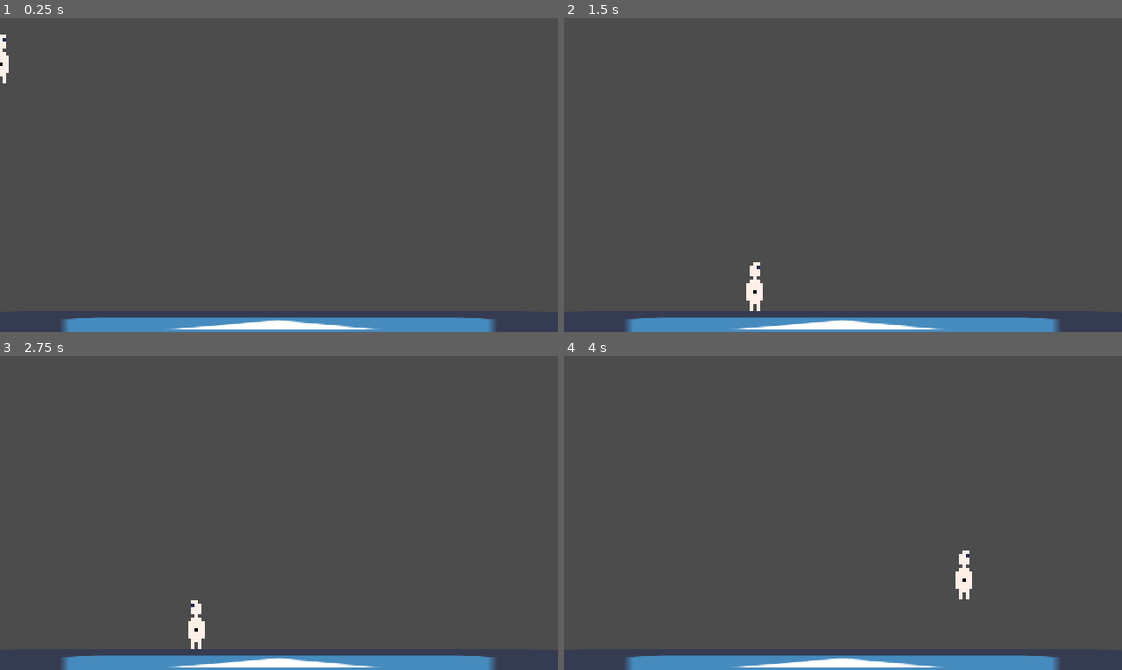
Above: before the commit, frames 1-4 (two rows, left to right).
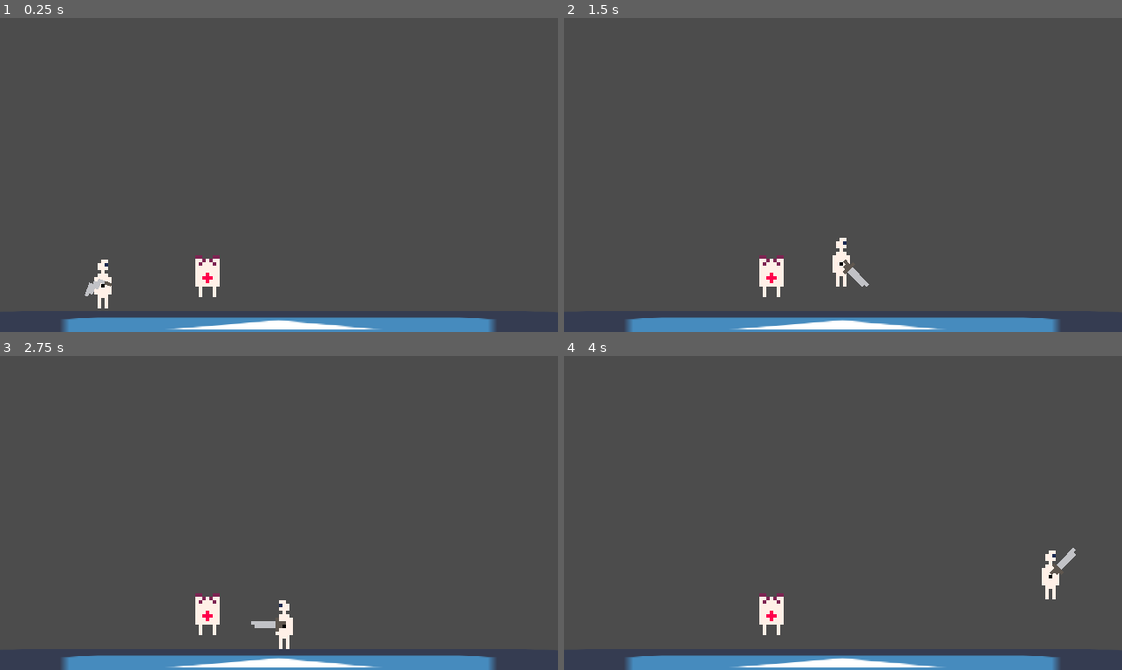
Above: after the commit, the same moments.

Repository: 0megq/Roll-of-the-Dice
Game: Godot game, scene res://Scenes/TestScene.tscn
The game is run twice, just before and just after one commit, with the same random seed, the same clock (stepped at 60 frames per second) and the same inputs. The engine's default icon, where the game draws it, is replaced by a stand-in: a white triangle on a blue panel in a dark square.
Inputs (mouse positions are in pixels of both pictures, inside the frame that each line leads up to):
- Up to frame 1 (0.25 s): no input
- Up to frame 2 (1.5 s): move the mouse to (965, 159) at 0.52 s; press the mouse at (965, 159) at 0.53 s; hold Right (right) from 0.53 s (still down); tap Space (jump) at 0.77 s; move the mouse to (731, 190) at 1.27 s; release the mouse at (731, 190) at 1.28 s; click (731, 190) at 1.35 s
- Up to frame 3 (2.75 s): tap Space (jump) at 1.52 s; move the mouse to (334, 443) at 2.02 s; release Right (right) at 2.03 s; press the mouse at (334, 443) at 2.03 s; hold A (left) from 2.03 s (still down)
- Up to frame 4 (4 s): move the mouse to (815, 575) at 2.77 s; release A (left) at 2.78 s; release the mouse at (815, 575) at 2.78 s; hold Right (right) from 2.78 s (still down); click (815, 575) at 2.85 s; tap Space (jump) at 3.02, 3.77 s; move the mouse to (1010, 560) at 3.52 s; press the mouse at (1010, 560) at 3.53 s

The runs differ from the first frame. In frame 1, 1.0% of the frame differs, in the area x 0-40%, y 5-93%; in frame 2, 1.1%; in frame 3, 0.9%; in frame 4, 1.2%, in the area x 35-92%, y 61-89%.

Commit message:
Day 1
thats tiring. but fun

Diff:
--- a/Art/Player.tres
+++ /dev/null
@@ -1,7 +0,0 @@
-[gd_resource type="AtlasTexture" load_steps=2 format=2]
-
-[ext_resource path="res://Art/Spritesheet.png" type="Texture" id=1]
-
-[resource]
-atlas = ExtResource( 1 )
-region = Rect2( 0.828178, 1.06135, 5.15337, 14.9448 )
--- /dev/null
+++ b/Scenes/Enemy.tscn
@@ -0,0 +1,43 @@
+[gd_scene load_steps=5 format=2]
+
+[ext_resource path="res://Scripts/Enemy.gd" type="Script" id=1]
+[ext_resource path="res://Art/EnemySpriteSheet-Sheet.png" type="Texture" id=2]
+
+[sub_resource type="RectangleShape2D" id=2]
+extents = Vector2( 7, 12 )
+
+[sub_resource type="Animation" id=1]
+resource_name = "Idle"
+length = 0.5
+loop = true
+tracks/0/type = "value"
+tracks/0/path = NodePath("PlayerSprite:frame_coords")
+tracks/0/interp = 1
+tracks/0/loop_wrap = true
+tracks/0/imported = false
+tracks/0/enabled = true
+tracks/0/keys = {
+"times": PoolRealArray( 0, 0.25 ),
+"transitions": PoolRealArray( 1, 1 ),
+"update": 1,
+"values": [ Vector2( 1, 0 ), Vector2( 2, 0 ) ]
+}
+
+[node name="Enemy" type="KinematicBody2D" groups=["Enemy"]]
+collision_layer = 3
+script = ExtResource( 1 )
+
+[node name="CollisionShape2D" type="CollisionShape2D" parent="."]
+shape = SubResource( 2 )
+
+[node name="PlayerSprite" type="Sprite" parent="."]
+position = Vector2( -1, 0 )
+scale = Vector2( 2, 2 )
+texture = ExtResource( 2 )
+offset = Vector2( 5, -2 )
+hframes = 7
+vframes = 5
+frame = 2
+
+[node name="AnimationPlayer" type="AnimationPlayer" parent="."]
+anims/Idle = SubResource( 1 )
--- a/Scenes/Player.tscn
+++ b/Scenes/Player.tscn
@@ -1,14 +1,73 @@
-[gd_scene load_steps=4 format=2]
+[gd_scene load_steps=13 format=2]
 
-[ext_resource path="res://Art/Player.tres" type="Texture" id=1]
+[ext_resource path="res://Art/PlayerSpritesheet-Sheet.png" type="Texture" id=1]
 [ext_resource path="res://Scripts/Player.gd" type="Script" id=2]
+[ext_resource path="res://Scenes/Sword.tscn" type="PackedScene" id=3]
+[ext_resource path="res://Art/PlayerBodySpriteSheet.png" type="Texture" id=4]
 
 [sub_resource type="RectangleShape2D" id=1]
 extents = Vector2( 5, 14 )
 
+[sub_resource type="Animation" id=6]
+resource_name = "Fall"
+
+[sub_resource type="Animation" id=3]
+resource_name = "Idle"
+length = 0.05
+step = 0.01
+tracks/0/type = "animation"
+tracks/0/path = NodePath("Sword/AnimationPlayer")
+tracks/0/interp = 1
+tracks/0/loop_wrap = true
+tracks/0/imported = false
+tracks/0/enabled = true
+tracks/0/keys = {
+"clips": PoolStringArray( "Holding" ),
+"times": PoolRealArray( 0 )
+}
+
+[sub_resource type="Animation" id=7]
+resource_name = "Jump"
+
+[sub_resource type="Animation" id=8]
+resource_name = "Land"
+
+[sub_resource type="Animation" id=2]
+resource_name = "Melee"
+length = 0.2
+tracks/0/type = "animation"
+tracks/0/path = NodePath("Sword/AnimationPlayer")
+tracks/0/interp = 1
+tracks/0/loop_wrap = true
+tracks/0/imported = false
+tracks/0/enabled = true
+tracks/0/keys = {
+"clips": PoolStringArray( "Swing" ),
+"times": PoolRealArray( 0 )
+}
+
+[sub_resource type="Animation" id=5]
+length = 0.001
+tracks/0/type = "value"
+tracks/0/path = NodePath("Sword/SwordSprite:position")
+tracks/0/interp = 1
+tracks/0/loop_wrap = true
+tracks/0/imported = false
+tracks/0/enabled = true
+tracks/0/keys = {
+"times": PoolRealArray( 0 ),
+"transitions": PoolRealArray( 1 ),
+"update": 0,
+"values": [ Vector2( -6, 8 ) ]
+}
+
+[sub_resource type="Animation" id=4]
+resource_name = "Walk"
+
 [node name="Player" type="KinematicBody2D"]
 script = ExtResource( 2 )
-sprite_path = NodePath("Sprite")
+sprite_path = NodePath("PlayerSprite")
+sword_path = NodePath("Sword")
 move_speed = 120.0
 move_acc = 20.0
 idle_deacc = 0.5
@@ -16,10 +75,45 @@
 jump_duration = 0.35
 fall_duration = 0.3
 max_fall = 400.0
+anim_player_path = NodePath("AnimationPlayer")
+sword_anim_player_path = NodePath("Sword/AnimationPlayer")
+melee_speed = 0.2
 
 [node name="CollisionShape2D" type="CollisionShape2D" parent="."]
+position = Vector2( -1, 0 )
 shape = SubResource( 1 )
 
-[node name="Sprite" type="Sprite" parent="."]
+[node name="PlayerSprite" type="Sprite" parent="."]
 scale = Vector2( 2, 2 )
 texture = ExtResource( 1 )
+hframes = 20
+
+[node name="BodySprite" type="Sprite" parent="."]
+scale = Vector2( 2, 2 )
+texture = ExtResource( 4 )
+offset = Vector2( 0, 1 )
+hframes = 6
+
+[node name="AnimationPlayer" type="AnimationPlayer" parent="."]
+anims/Fall = SubResource( 6 )
+anims/Idle = SubResource( 3 )
+anims/Jump = SubResource( 7 )
+anims/Land = SubResource( 8 )
+anims/Melee = SubResource( 2 )
+anims/RESET = SubResource( 5 )
+anims/Walk = SubResource( 4 )
+
+[node name="Sword" parent="." instance=ExtResource( 3 )]
+script = null
+
+[node name="CollisionShape2D" parent="Sword" index="0"]
+position = Vector2( 5, 13 )
+rotation = 2.79253
+disabled = true
+
+[node name="SwordSprite" parent="Sword" index="1"]
+frame = 1
+
+[connection signal="body_entered" from="Sword" to="." method="_on_Sword_body_entered"]
+
+[editable path="Sword"]
--- a/Scenes/Sword.tscn
+++ b/Scenes/Sword.tscn
@@ -1,5 +1,200 @@
-[gd_scene format=2]
+[gd_scene load_steps=7 format=2]
+
+[ext_resource path="res://Art/SwordSheet.png" type="Texture" id=1]
+
+[sub_resource type="GDScript" id=13]
+script/source = "extends Area2D
+
+
+# Declare member variables here. Examples:
+# var a: int = 2
+# var b: String = \"text\"
+
+
+# Called when the node enters the scene tree for the first time.
+func _ready() -> void:
+	$AnimationPlayer.play(\"Swing\")
+"
+
+[sub_resource type="RectangleShape2D" id=9]
+extents = Vector2( 3, 8 )
+
+[sub_resource type="Animation" id=10]
+resource_name = "Hold"
+length = 0.05
+step = 0.01
+tracks/0/type = "value"
+tracks/0/path = NodePath("SwordSprite:frame")
+tracks/0/interp = 1
+tracks/0/loop_wrap = true
+tracks/0/imported = false
+tracks/0/enabled = true
+tracks/0/keys = {
+"times": PoolRealArray( 0 ),
+"transitions": PoolRealArray( 1 ),
+"update": 1,
+"values": [ 1 ]
+}
+tracks/1/type = "value"
+tracks/1/path = NodePath("CollisionShape2D:disabled")
+tracks/1/interp = 1
+tracks/1/loop_wrap = true
+tracks/1/imported = false
+tracks/1/enabled = true
+tracks/1/keys = {
+"times": PoolRealArray( 0 ),
+"transitions": PoolRealArray( 1 ),
+"update": 1,
+"values": [ true ]
+}
+tracks/2/type = "value"
+tracks/2/path = NodePath("SwordSprite:rotation_degrees")
+tracks/2/interp = 1
+tracks/2/loop_wrap = true
+tracks/2/imported = false
+tracks/2/enabled = true
+tracks/2/keys = {
+"times": PoolRealArray( 0, 0.05 ),
+"transitions": PoolRealArray( 1, 1 ),
+"update": 0,
+"values": [ 45.322, 0.0 ]
+}
+tracks/3/type = "value"
+tracks/3/path = NodePath("SwordSprite:position")
+tracks/3/interp = 1
+tracks/3/loop_wrap = true
+tracks/3/imported = false
+tracks/3/enabled = true
+tracks/3/keys = {
+"times": PoolRealArray( 0, 0.05 ),
+"transitions": PoolRealArray( 1, 1 ),
+"update": 0,
+"values": [ Vector2( -10.137, 7.75 ), Vector2( -7.637, 6 ) ]
+}
+
+[sub_resource type="Animation" id=11]
+length = 0.001
+tracks/0/type = "value"
+tracks/0/path = NodePath("SwordSprite:position")
+tracks/0/interp = 1
+tracks/0/loop_wrap = true
+tracks/0/imported = false
+tracks/0/enabled = true
+tracks/0/keys = {
+"times": PoolRealArray( 0 ),
+"transitions": PoolRealArray( 1 ),
+"update": 0,
+"values": [ Vector2( -7.63701, 7.90079 ) ]
+}
+tracks/1/type = "value"
+tracks/1/path = NodePath("SwordSprite:rotation_degrees")
+tracks/1/interp = 1
+tracks/1/loop_wrap = true
+tracks/1/imported = false
+tracks/1/enabled = true
+tracks/1/keys = {
+"times": PoolRealArray( 0 ),
+"transitions": PoolRealArray( 1 ),
+"update": 0,
+"values": [ 20.5307 ]
+}
+
+[sub_resource type="Animation" id=12]
+resource_name = "Swing"
+length = 0.2
+step = 0.005
+tracks/0/type = "value"
+tracks/0/path = NodePath("SwordSprite:frame")
+tracks/0/interp = 1
+tracks/0/loop_wrap = true
+tracks/0/imported = false
+tracks/0/enabled = true
+tracks/0/keys = {
+"times": PoolRealArray( 0 ),
+"transitions": PoolRealArray( 1 ),
+"update": 1,
+"values": [ 0 ]
+}
+tracks/1/type = "value"
+tracks/1/path = NodePath("CollisionShape2D:disabled")
+tracks/1/interp = 1
+tracks/1/loop_wrap = true
+tracks/1/imported = false
+tracks/1/enabled = true
+tracks/1/keys = {
+"times": PoolRealArray( 0 ),
+"transitions": PoolRealArray( 1 ),
+"update": 1,
+"values": [ false ]
+}
+tracks/2/type = "value"
+tracks/2/path = NodePath("SwordSprite:rotation_degrees")
+tracks/2/interp = 1
+tracks/2/loop_wrap = true
+tracks/2/imported = false
+tracks/2/enabled = true
+tracks/2/keys = {
+"times": PoolRealArray( 0, 0.1, 0.2 ),
+"transitions": PoolRealArray( 1, 1, 1 ),
+"update": 0,
+"values": [ 20.0, 160.0, 120.0 ]
+}
+tracks/3/type = "value"
+tracks/3/path = NodePath("CollisionShape2D:rotation_degrees")
+tracks/3/interp = 1
+tracks/3/loop_wrap = true
+tracks/3/imported = false
+tracks/3/enabled = true
+tracks/3/keys = {
+"times": PoolRealArray( 0, 0.1 ),
+"transitions": PoolRealArray( 1, 1 ),
+"update": 0,
+"values": [ 20.0, 160.0 ]
+}
+tracks/4/type = "value"
+tracks/4/path = NodePath("CollisionShape2D:position")
+tracks/4/interp = 1
+tracks/4/loop_wrap = true
+tracks/4/imported = false
+tracks/4/enabled = true
+tracks/4/keys = {
+"times": PoolRealArray( 0, 0.025, 0.05, 0.075, 0.1 ),
+"transitions": PoolRealArray( 1, 1, 1, 1, 1 ),
+"update": 0,
+"values": [ Vector2( 5, -13 ), Vector2( 11, -8 ), Vector2( 14, 0 ), Vector2( 11, 8 ), Vector2( 5, 13 ) ]
+}
+tracks/5/type = "value"
+tracks/5/path = NodePath("SwordSprite:position")
+tracks/5/interp = 1
+tracks/5/loop_wrap = true
+tracks/5/imported = false
+tracks/5/enabled = true
+tracks/5/keys = {
+"times": PoolRealArray( 0, 0.1, 0.2 ),
+"transitions": PoolRealArray( 1, 1, 1 ),
+"update": 0,
+"values": [ Vector2( 0, 0 ), Vector2( 0, 0 ), Vector2( -4, -1 ) ]
+}
 
 [node name="Sword" type="Area2D"]
+collision_layer = 0
+collision_mask = 2
+script = SubResource( 13 )
 
 [node name="CollisionShape2D" type="CollisionShape2D" parent="."]
+position = Vector2( 11, 8 )
+rotation = 2.18166
+shape = SubResource( 9 )
+
+[node name="SwordSprite" type="Sprite" parent="."]
+position = Vector2( -7.63701, 7.90079 )
+rotation = 0.358329
+scale = Vector2( 2, 2 )
+texture = ExtResource( 1 )
+offset = Vector2( 1, -5 )
+hframes = 2
+
+[node name="AnimationPlayer" type="AnimationPlayer" parent="."]
+anims/Hold = SubResource( 10 )
+anims/RESET = SubResource( 11 )
+anims/Swing = SubResource( 12 )
--- a/Scenes/TestScene.tscn
+++ b/Scenes/TestScene.tscn
@@ -1,7 +1,8 @@
-[gd_scene load_steps=4 format=2]
+[gd_scene load_steps=5 format=2]
 
 [ext_resource path="res://Scenes/Player.tscn" type="PackedScene" id=1]
 [ext_resource path="res://icon.png" type="Texture" id=2]
+[ext_resource path="res://Scenes/Enemy.tscn" type="PackedScene" id=3]
 
 [sub_resource type="RectangleShape2D" id=1]
 extents = Vector2( 174.5, 10 )
@@ -19,3 +20,7 @@
 texture = ExtResource( 2 )
 
 [node name="Player" parent="." instance=ExtResource( 1 )]
+position = Vector2( 60, 129 )
+
+[node name="Enemy" parent="." instance=ExtResource( 3 )]
+position = Vector2( 119, 148 )
--- /dev/null
+++ b/Scripts/Enemy.gd
@@ -0,0 +1,16 @@
+extends KinematicBody2D
+
+
+# Declare member variables here. Examples:
+# var a: int = 2
+# var b: String = "text"
+
+
+# Called when the node enters the scene tree for the first time.
+func _ready() -> void:
+	pass # Replace with function body.
+
+
+# Called every frame. 'delta' is the elapsed time since the previous frame.
+#func _process(delta: float) -> void:
+#	pass
--- a/Scripts/Player.gd
+++ b/Scripts/Player.gd
@@ -4,12 +4,14 @@
 #Input
 var x_input: int = 0
 var jump_input: int = 0
+var melee_input: int = 0
 
 #General
 var velocity: Vector2 = Vector2.ZERO
-var looking_right: bool = true
 export var sprite_path: NodePath
 onready var sprite: Sprite = get_node(sprite_path)
+export var sword_path: NodePath
+onready var sword: Area2D = get_node(sword_path)
 
 #Movement
 export var move_speed: float
@@ -32,18 +34,54 @@
 var jump_was_pressed: bool = false
 var remember_jump_length: float = 0.1
 
+#Animation
+export var anim_player_path: NodePath
+onready var anim_player: AnimationPlayer = get_node(anim_player_path)
+export var sword_anim_player_path: NodePath
+onready var sword_anim_player: AnimationPlayer = get_node(sword_anim_player_path)
+
+#Look
+var looking_right: bool = true
+
+#Melee
+export var melee_speed: float
+var can_melee: bool = true
+
+
+#func _ready() -> void:
+#	sword_anim_player.play("Hold")
+
 
 func _physics_process(delta: float) -> void:
 	input()
 	move(delta)
 	look()
+	sword()
+	animations()
+
+
+func animations() -> void:
+	#Idle, Fall, Land
+	pass
+
+
+func sword() -> void:
+	if melee_input && can_melee:
+		can_melee = false
+		sword_anim_player.stop()
+		sword_anim_player.play("Swing")
+		sword_anim_player.queue("Hold")
+		yield(get_tree().create_timer(melee_speed), "timeout")
+		can_melee = true
 
 
 func look() -> void:
 	if velocity.x >= 0:
-		sprite.scale.x = 2
+		sprite.flip_h = false
+		sword.scale.x = 1
 	else:
-		sprite.scale.x = -2
+		sprite.flip_h = true
+		sword.scale.x = -1
 
 
 func move(delta: float) -> void:
@@ -109,6 +147,7 @@
 	#Resets variables
 	x_input = 0
 	jump_input = 0
+	melee_input = 0
 
 	#Horizontal
 	if Input.is_action_pressed("right"):
@@ -118,3 +157,12 @@
 	#Jump
 	if Input.is_action_just_pressed("jump"):
 		jump_input = 1
+	#Melee
+	if Input.is_action_pressed("melee"):
+		melee_input = 1
+
+
+func _on_Sword_body_entered(body: Node) -> void:
+	if body.is_in_group("Enemy"):
+		#body.damage() NEED TO IMPLEMENT
+		print("enemy")
--- a/project.godot
+++ b/project.godot
@@ -64,6 +64,11 @@
 "events": [ Object(InputEventKey,"resource_local_to_scene":false,"resource_name":"","device":0,"alt":false,"shift":false,"control":false,"meta":false,"command":false,"pressed":false,"scancode":32,"physical_scancode":0,"unicode":0,"echo":false,"script":null)
  ]
 }
+melee={
+"deadzone": 0.5,
+"events": [ Object(InputEventMouseButton,"resource_local_to_scene":false,"resource_name":"","device":0,"alt":false,"shift":false,"control":false,"meta":false,"command":false,"button_mask":0,"position":Vector2( 0, 0 ),"global_position":Vector2( 0, 0 ),"factor":1.0,"button_index":1,"pressed":false,"doubleclick":false,"script":null)
+ ]
+}
 
 [physics]
 
@@ -71,4 +76,5 @@
 
 [rendering]
 
+2d/snapping/use_gpu_pixel_snap=true
 environment/default_environment="res://default_env.tres"
Binary file added: Art/EnemySpriteSheet-Sheet.png
Not shown, added: Art/EnemySpriteSheet-Sheet.png.import
Binary file added: Art/EnemySpriteSheet.aseprite
Binary file added: Art/PlayerBodySpriteSheet.aseprite
Binary file added: Art/PlayerBodySpriteSheet.png
Not shown, added: Art/PlayerBodySpriteSheet.png.import
Binary file added: Art/PlayerSpritesheet-Sheet.png
Not shown, added: Art/PlayerSpritesheet-Sheet.png.import
Binary file changed: Art/Spritesheet.aseprite
Binary file changed: Art/Spritesheet.png
Binary file added: Art/SwordSheet.aseprite
Binary file added: Art/SwordSheet.png
(and 3 more such lines)
